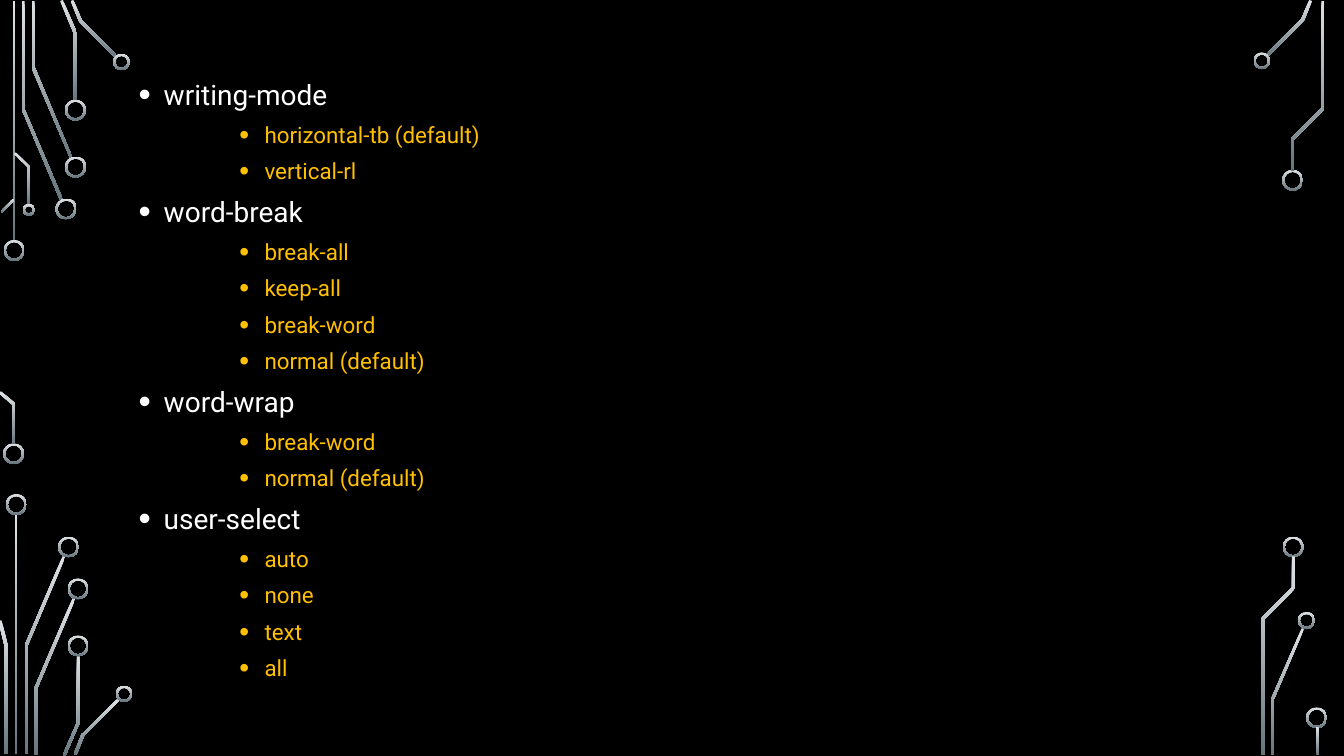
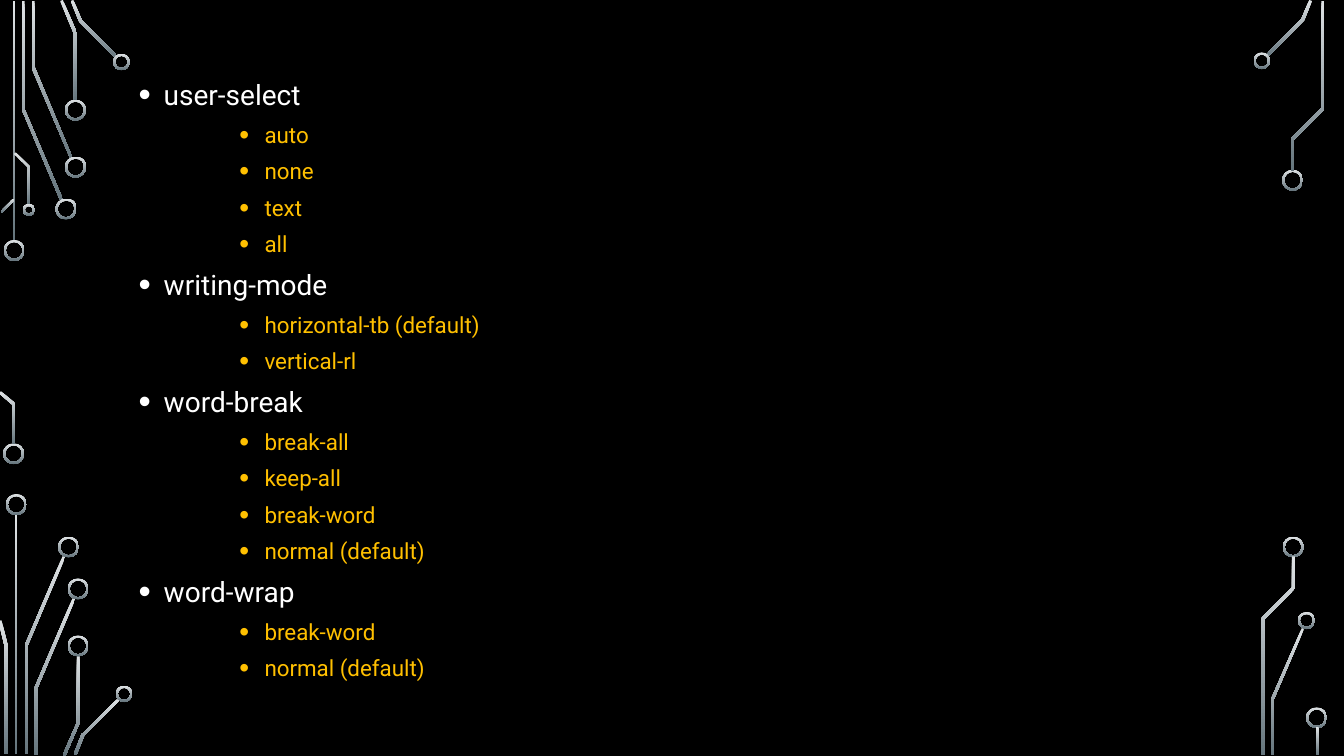
Before and after one commit to hafizshehroz/web-dev, a slide deck: slide 7 of css/css-lecture-4/css-lecture-4.pptx. Drawn at 1344x756 pixels with LibreOffice and Linux fonts; fonts in the diff are those of the drawing; background and template pictures are left out. Boxes give left, top, right and bottom in pixels: in the first picture for what was removed or moved away, otherwise in the second. Text is boxed around its words. In the diff, an @@ line names an element or a change of style, - is before the commit and + after.

Commit message:
Lecture 4 added

```diff
--- a/css/css-lecture-4/css-lecture-4.pptx
+++ b/css/css-lecture-4/css-lecture-4.pptx
@@ text at (164,84,314,253): paragraphs added @@
+  • user-select
+      • auto
+      • none
+      • text
+      • all
@@ text at (164,508,314,677): paragraphs removed @@
-  • user-select
-      • auto
-      • none
-      • text
-      • all
```
Also in this commit, not shown: 1 other slide changed, 1 slide added, 1 other file.
